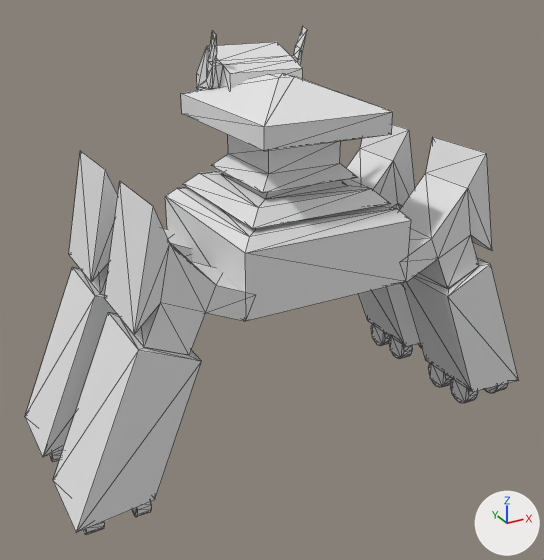
One commit to the glTF model 制作delta/Asset/Models/4LegMT/5LegMT.gltf: the scene before it, then after it.
The view is the same before and after, from a 50 mm lens placed at (-8.94, -17.1, 11.92), pointed at (-0.41, -1.58, 4.16). Every picture has the same lights, and +X, +Y and +Z are marked at lower right. The picture after the commit comes second. Mesh edges are drawn as thin lines.

Names of what the first picture shows: 'Body'.
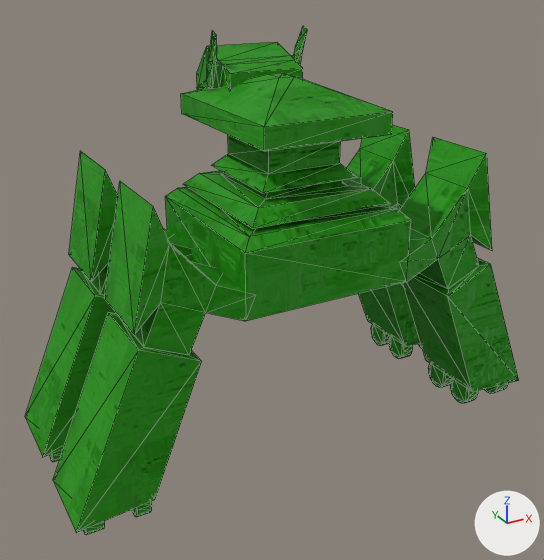
Where the change shows, as pixel boxes [x1, y1, x2, y2] in the pictures (544 x 560 px):
'Body', recoloured (white to green)
    both: [25, 26, 519, 535]

Diff of the bpy script that builds the scene:
```diff
--- a/制作delta/Asset/Models/4LegMT/5LegMT.gltf.py
+++ b/制作delta/Asset/Models/4LegMT/5LegMT.gltf.py
@@ img_mecha_nol @@
+img_mecha_nol = load_image('mecha_Nol', 'mecha_Nol.png', 128, 128, 'Non-Color')
@@ img_mecha @@
+img_mecha = load_image('mecha', 'mecha.png', 128, 128, 'Non-Color')
@@ mat_マテリアル @@
+mat_マテリアル = bpy.data.materials.new('マテリアル')
+# colours: green #229800
+# uses the picture img_mecha
+# uses the picture img_mecha_nol
@@ me_立方体_006 @@
 me_立方体_006.from_pydata(...)  # 778 vertices, 1466 faces; spans x -6.52..6.42, y -4.0..1.39, z -0.01..10.19
+me_立方体_006.materials.append(mat_マテリアル)
```
